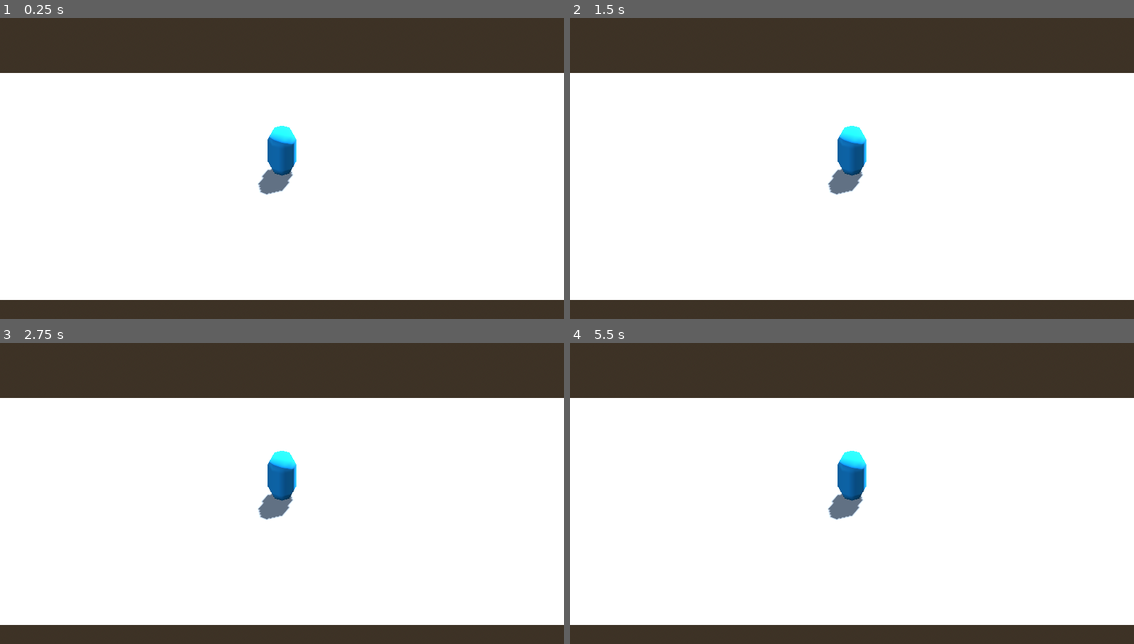
Above: before the commit, frames 1-4 (two rows, left to right).
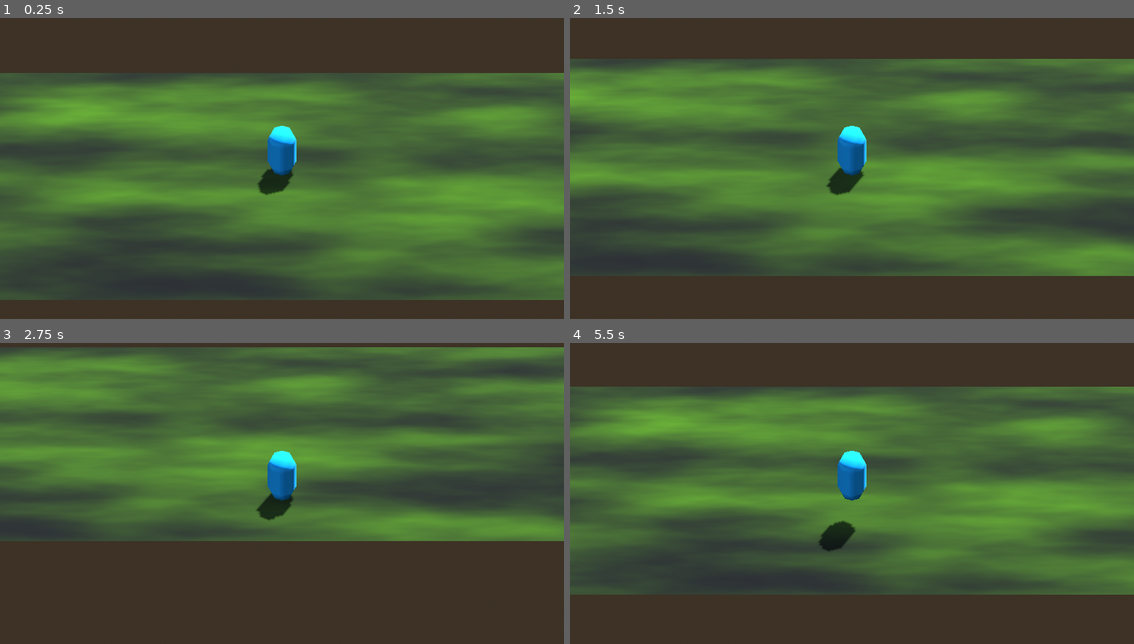
Above: after the commit, the same moments.

Repository: samthesoup/Com-419-Project
Game: Godot game, scene res://main.tscn
Same seed, same stepped clock (60 frames per second), same inputs: the game is played once before the commit and once after it.
Inputs:
- Up to frame 1 (0.25 s): no input
- Up to frame 2 (1.5 s): tap Enter (ui_accept) at 0.5, 0.6, 0.77, 1.07, 1.35 s; hold Right (ui_right) 0.53-1.28 s; hold Down (ui_down) from 1.28 s (still down)
- Up to frame 3 (2.75 s): tap Enter (ui_accept) at 1.52, 1.82, 2.1 s; release Down (ui_down) at 2.03 s; hold Right (ui_right) from 2.03 s (still down)
- Up to frame 4 (5.5 s): release Right (ui_right) at 2.78 s; hold Up (ui_up) 2.78-3.53 s; tap Enter (ui_accept) at 2.85, 3.02, 3.32, 3.6, 3.77, 4.07, 4.35, 4.52, 4.82, 5.1 s; hold Left (ui_left) 3.53-5.03 s; hold Down (ui_down) from 5.03 s (still down)

The runs differ from the first frame. In frame 1, 75% of the frame differs, in the area x 0-100%, y 18-94%; in frame 2, 79%; in frame 3, 91%, in the area x 0-100%, y 1-94%; in frame 4, 78%.

Commit message:
Gave player basic 3D movement and noise texture to test world

Diff:
--- a/main.tscn
+++ b/main.tscn
@@ -1,4 +1,6 @@
 [gd_scene format=3 uid="uid://chil6ypljk1lh"]
+
+[ext_resource type="Script" uid="uid://cg315sqrkbj4h" path="res://player.gd" id="1_ig7tw"]
 
 [sub_resource type="ProceduralSkyMaterial" id="ProceduralSkyMaterial_7dm0k"]
 sky_horizon_color = Color(0.66224277, 0.6717428, 0.6867428, 1)
@@ -14,6 +16,21 @@
 
 [sub_resource type="PlaneMesh" id="PlaneMesh_7dm0k"]
 size = Vector2(50, 12)
+
+[sub_resource type="FastNoiseLite" id="FastNoiseLite_ig7tw"]
+seed = 2
+frequency = 0.0054
+
+[sub_resource type="NoiseTexture2D" id="NoiseTexture2D_0xm2m"]
+noise = SubResource("FastNoiseLite_ig7tw")
+seamless = true
+
+[sub_resource type="StandardMaterial3D" id="StandardMaterial3D_h2yge"]
+albedo_color = Color(0.20966667, 0.34, 0, 1)
+albedo_texture = SubResource("NoiseTexture2D_0xm2m")
+
+[sub_resource type="ConcavePolygonShape3D" id="ConcavePolygonShape3D_ig7tw"]
+data = PackedVector3Array(25, 0, 6, -25, 0, 6, 25, 0, -6, -25, 0, 6, -25, 0, -6, 25, 0, -6)
 
 [sub_resource type="CapsuleShape3D" id="CapsuleShape3D_h2yge"]
 
@@ -35,9 +52,16 @@
 
 [node name="Test Stage" type="MeshInstance3D" parent="." unique_id=2030339401]
 mesh = SubResource("PlaneMesh_7dm0k")
+surface_material_override/0 = SubResource("StandardMaterial3D_h2yge")
+
+[node name="StaticBody3D" type="StaticBody3D" parent="Test Stage" unique_id=1212812587]
+
+[node name="CollisionShape3D" type="CollisionShape3D" parent="Test Stage/StaticBody3D" unique_id=2102389521]
+shape = SubResource("ConcavePolygonShape3D_ig7tw")
 
 [node name="Player" type="CharacterBody3D" parent="." unique_id=1000664782]
 transform = Transform3D(1, 0, 0, 0, 1, 0, 0, 0, 1, 0, 1, 0)
+script = ExtResource("1_ig7tw")
 
 [node name="CollisionShape3D" type="CollisionShape3D" parent="Player" unique_id=1742752654]
 shape = SubResource("CapsuleShape3D_h2yge")
--- /dev/null
+++ b/player.gd
@@ -0,0 +1,28 @@
+extends CharacterBody3D
+
+
+const SPEED = 5.0
+const JUMP_VELOCITY = 4.5
+
+
+func _physics_process(delta: float) -> void:
+	# Add the gravity.
+	if not is_on_floor():
+		velocity += get_gravity() * delta
+
+	# Handle jump.
+	if Input.is_action_just_pressed("ui_accept") and is_on_floor():
+		velocity.y = JUMP_VELOCITY
+
+	# Get the input direction and handle the movement/deceleration.
+	# As good practice, you should replace UI actions with custom gameplay actions.
+	var input_dir := Input.get_vector("ui_left", "ui_right", "ui_up", "ui_down")
+	var direction := (transform.basis * Vector3(input_dir.x, 0, input_dir.y)).normalized()
+	if direction:
+		velocity.x = direction.x * SPEED
+		velocity.z = direction.z * SPEED
+	else:
+		velocity.x = move_toward(velocity.x, 0, SPEED)
+		velocity.z = move_toward(velocity.z, 0, SPEED)
+
+	move_and_slide()
Not shown, added: player.gd.uid
